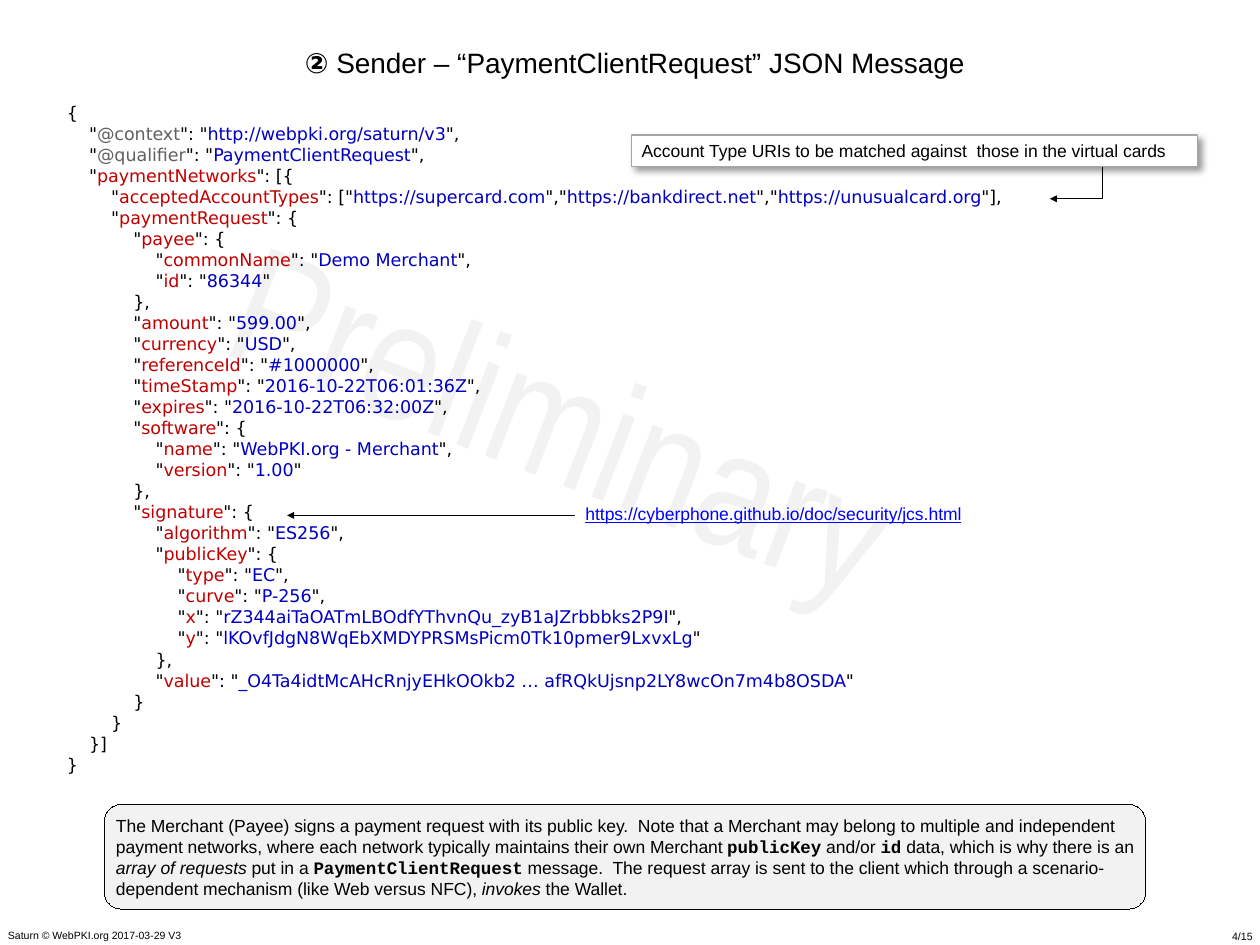
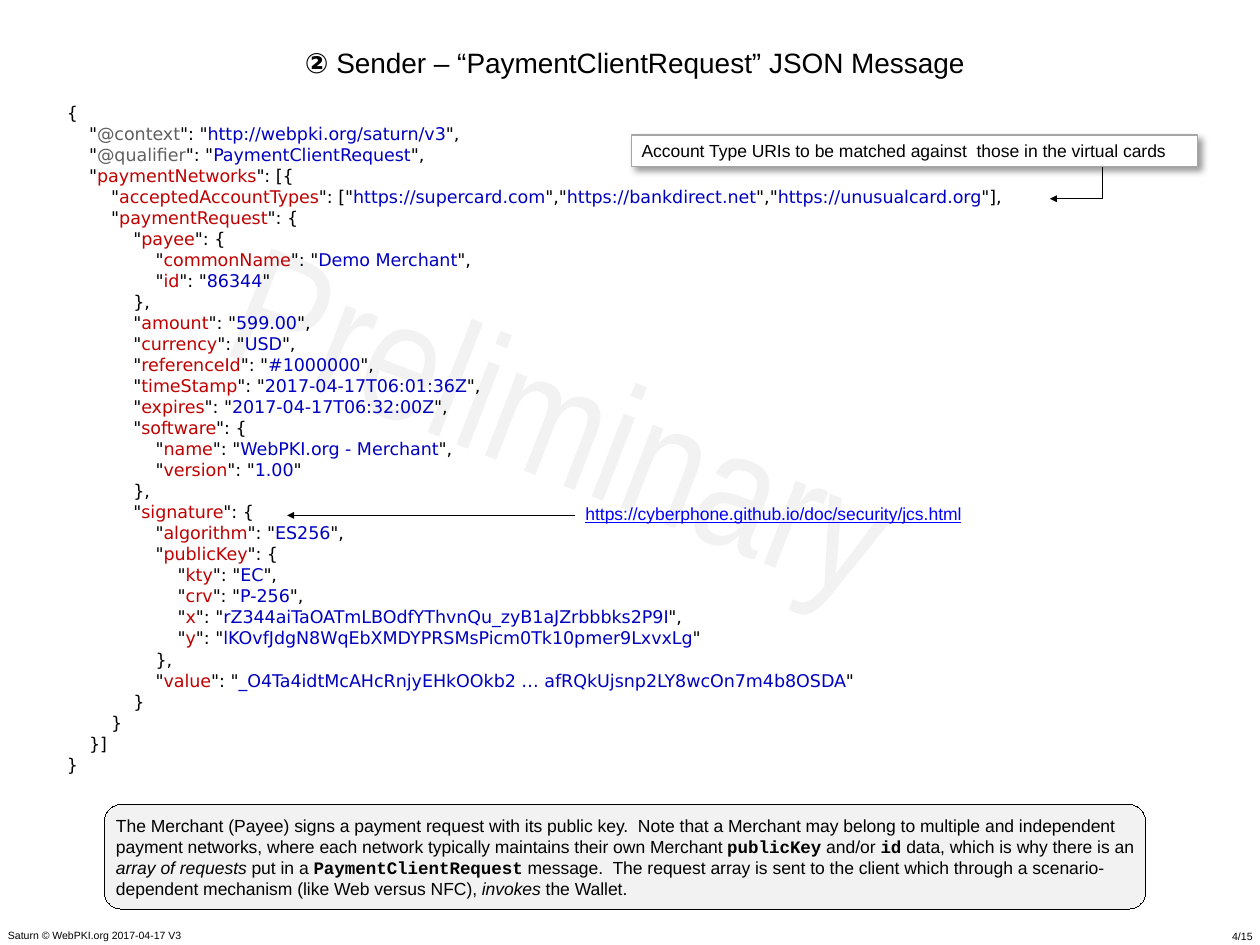
Before and after one commit to cyberphone/doc, a slide deck: slide 4 of saturn/saturn-v3-presentation.pptx. Drawn at 1260x945 pixels with LibreOffice and Linux fonts; fonts in the diff are those of the drawing. Boxes give left, top, right and bottom in pixels: in the first picture for what was removed or moved away, otherwise in the second. Text is boxed around its words. In the diff, an @@ line names an element or a change of style, - is before the commit and + after.

Commit message:
JWK in Saturn presentation

```diff
--- a/saturn/saturn-v3-presentation.pptx
+++ b/saturn/saturn-v3-presentation.pptx
@@ text at [89, 126, 1001, 691]: text changed @@
-{
-"@context": "http://webpki.org/saturn/v3",
-"@qualifier": "PaymentClientRequest",
-"paymentNetworks": [{
-"acceptedAccountTypes": ["https://supercard.com","https://bankdirect.net","https://unusualcard.org"],
-"paymentRequest": {
-"payee": {
-"commonName": "Demo Merchant",
-"id": "86344"
-},
-"amount": "599.00",
-"currency": "USD",
-"referenceId": "#1000000",
-"timeStamp": "2016-10-22T06:01:36Z",
-"expires": "2016-10-22T06:32:00Z",
-"software": {
-"name": "WebPKI.org - Merchant",
-"version": "1.00"
-},
-"signature": {
-"algorithm": "ES256",
-"publicKey": {
-"type": "EC",
-"curve": "P-256",
-"x": "rZ344aiTaOATmLBOdfYThvnQu_zyB1aJZrbbbks2P9I",
-"y": "lKOvfJdgN8WqEbXMDYPRSMsPicm0Tk10pmer9LxvxLg"
-},
-"value": "_O4Ta4idtMcAHcRnjyEHkOOkb2 … afRQkUjsnp2LY8wcOn7m4b8OSDA"
-}
-}
-}]
-}
+{
+"@context": "http://webpki.org/saturn/v3",
+"@qualifier": "PaymentClientRequest",
+"paymentNetworks": [{
+"acceptedAccountTypes": ["https://supercard.com","https://bankdirect.net","https://unusualcard.org"],
+"paymentRequest": {
+"payee": {
+"commonName": "Demo Merchant",
+"id": "86344"
+},
+"amount": "599.00",
+"currency": "USD",
+"referenceId": "#1000000",
+"timeStamp": "2017-04-17T06:01:36Z",
+"expires": "2017-04-17T06:32:00Z",
+"software": {
+"name": "WebPKI.org - Merchant",
+"version": "1.00"
+},
+"signature": {
+"algorithm": "ES256",
+"publicKey": {
+"kty": "EC",
+"crv": "P-256",
+"x": "rZ344aiTaOATmLBOdfYThvnQu_zyB1aJZrbbbks2P9I",
+"y": "lKOvfJdgN8WqEbXMDYPRSMsPicm0Tk10pmer9LxvxLg"
+},
+"value": "_O4Ta4idtMcAHcRnjyEHkOOkb2 … afRQkUjsnp2LY8wcOn7m4b8OSDA"
+}
+}
+}]
+}
@@ text at [8, 931, 181, 941]: text changed @@
-Saturn © WebPKI.org 2017-03-29 V3
+Saturn © WebPKI.org 2017-04-17 V3
```
Also in this commit, not shown: 14 other slides changed, 1 other file.
